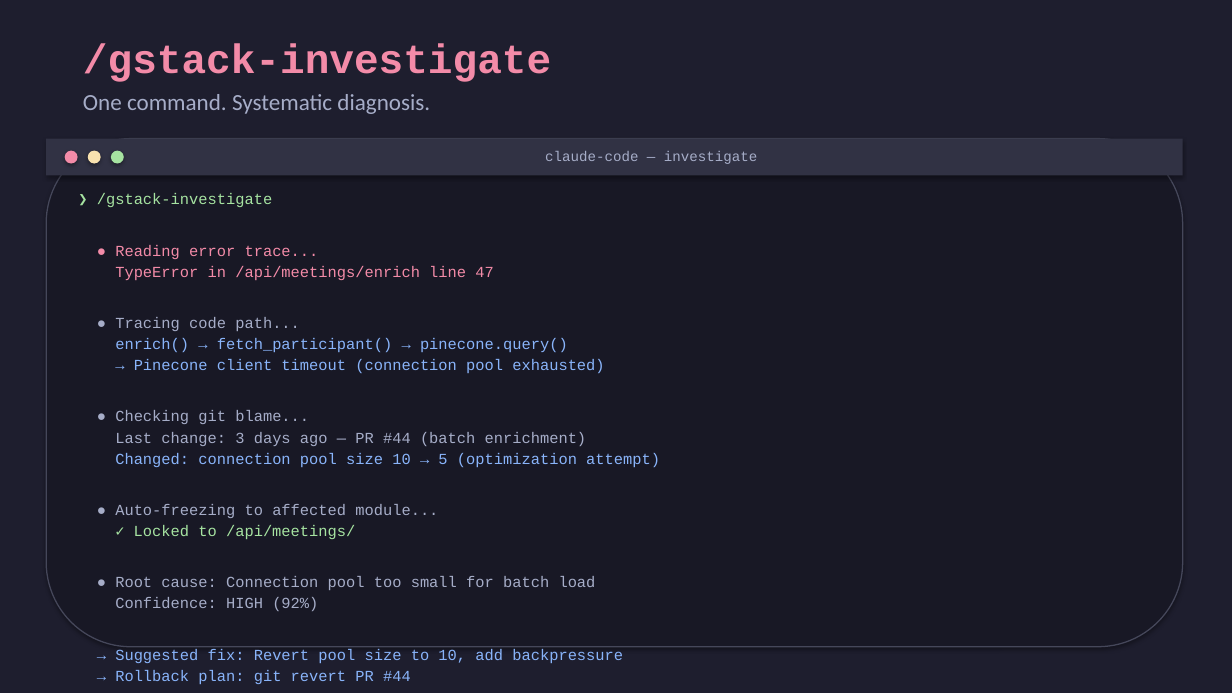
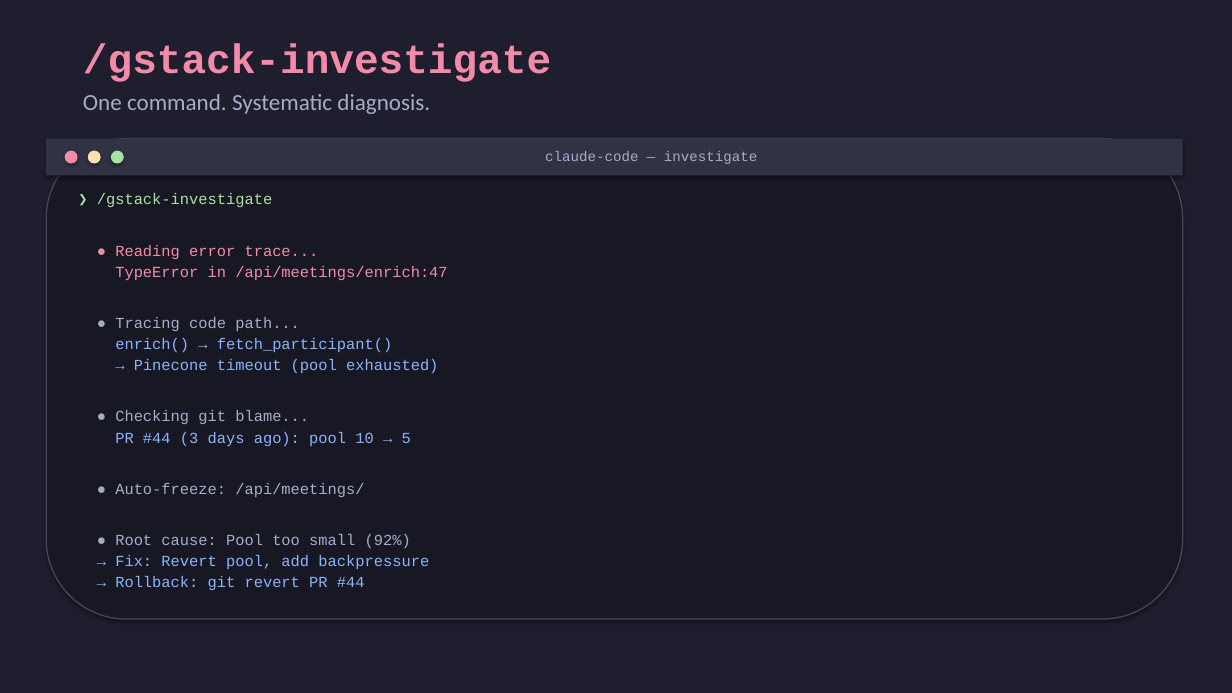
Before and after one commit to harshssd/ai-dev-talk, a slide deck: slide 24 of ai-dev-talk.pptx. Drawn at 1232x693 pixels with LibreOffice and Linux fonts; fonts in the diff are those of the drawing. Boxes give left, top, right and bottom in pixels: in the first picture for what was removed or moved away, otherwise in the second. Text is boxed around its words. In the diff, an @@ line names an element or a change of style, - is before the commit and + after.

```diff
--- a/ai-dev-talk.pptx
+++ b/ai-dev-talk.pptx
@@ rounded rectangle resized from (x1=46, y1=139, x2=1183, y2=647) to (x1=46, y1=139, x2=1183, y2=619) @@
@@ text at (x1=115, y1=266, x2=447, y2=280): text changed @@
-TypeError in /api/meetings/enrich line 47
+TypeError in /api/meetings/enrich:47
@@ text at (x1=115, y1=338, x2=438, y2=373): text changed @@
-enrich() → fetch_participant() → pinecone.query()
-→ Pinecone client timeout (connection pool exhausted)
+enrich() → fetch_participant()
+→ Pinecone timeout (pool exhausted)
@@ text at (x1=115, y1=432, x2=429, y2=590): text changed; text colour #A6ADC8 to #89B4FA @@
-Last change: 3 days ago — PR #44 (batch enrichment)
-Changed: connection pool size 10 → 5 (optimization attempt)
-● Auto-freezing to affected module...
-✓ Locked to /api/meetings/
-● Root cause: Connection pool too small for batch load
-Confidence: HIGH (92%)
-→ Suggested fix: Revert pool size to 10, add backpressure
-→ Rollback plan: git revert PR #44
+PR #44 (3 days ago): pool 10 → 5
+● Auto-freeze: /api/meetings/
+● Root cause: Pool too small (92%)
+→ Fix: Revert pool, add backpressure
+→ Rollback: git revert PR #44
```
Also in this commit, not shown: 3 other slides changed.
